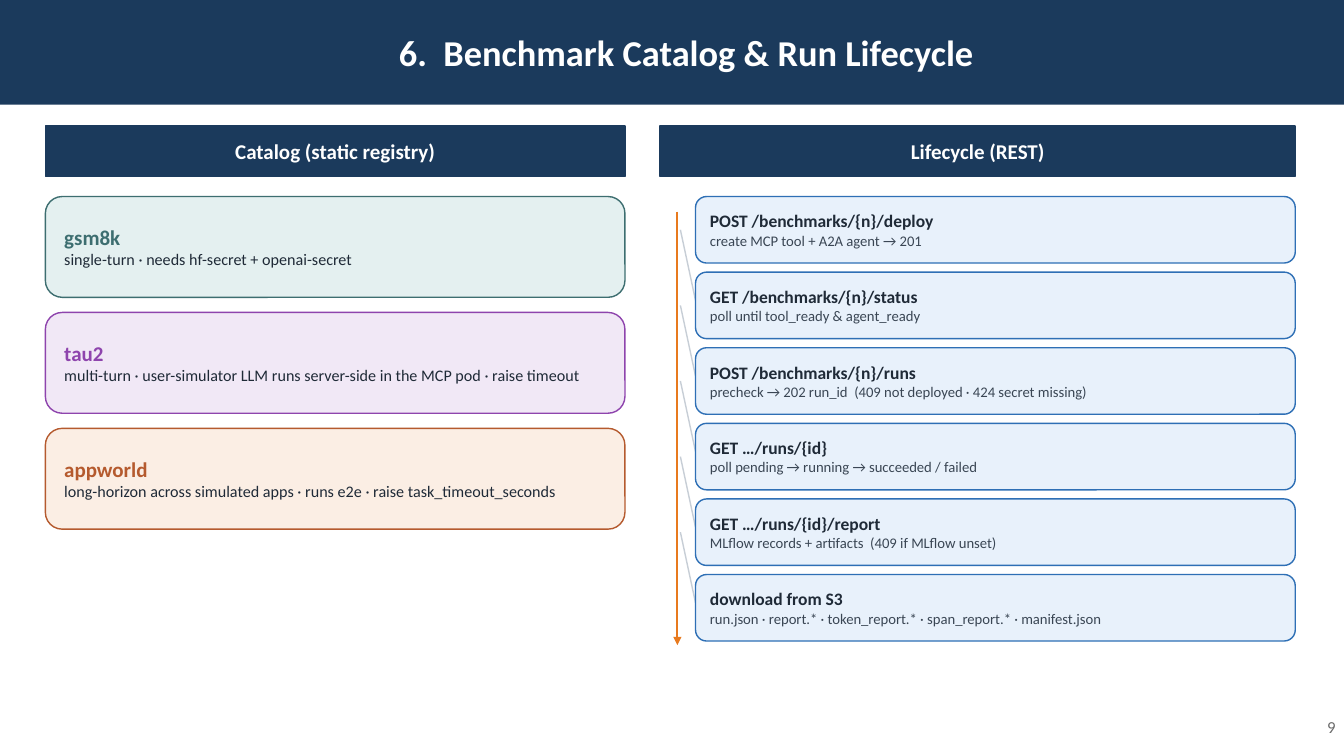
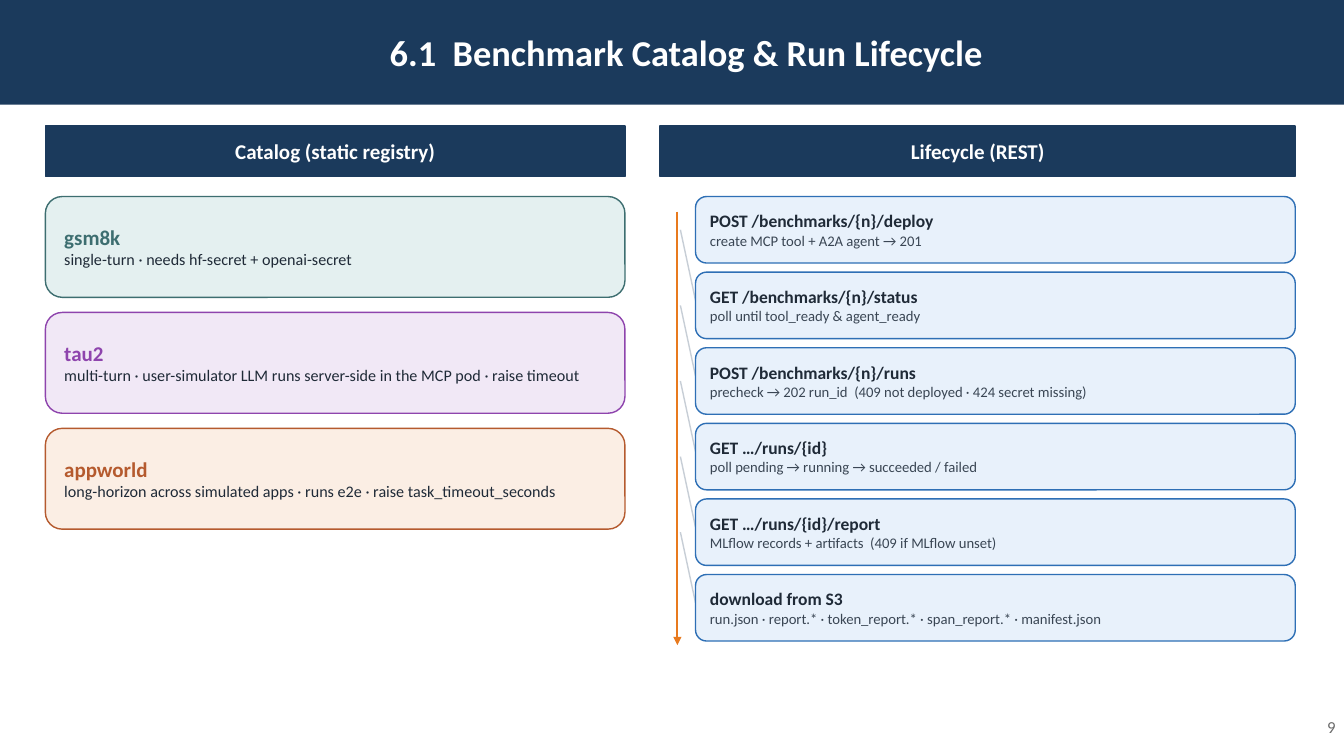
Before and after one commit to rossoctl/autobench, a slide deck: slide 9 of docs/AutoBench.pptx. Drawn at 1344x756 pixels with LibreOffice and Linux fonts; fonts in the diff are those of the drawing. Boxes give left, top, right and bottom in pixels: in the first picture for what was removed or moved away, otherwise in the second. Text is boxed around its words. In the diff, an @@ line names an element or a change of style, - is before the commit and + after.

```diff
--- a/docs/AutoBench.pptx
+++ b/docs/AutoBench.pptx
@@ text in rectangle at (x1=390, y1=40, x2=982, y2=72): text changed @@
-6. Benchmark Catalog & Run Lifecycle
+6.1 Benchmark Catalog & Run Lifecycle
```
Also in this commit, not shown: 10 other slides changed, 1 slide added, 5 other files.
